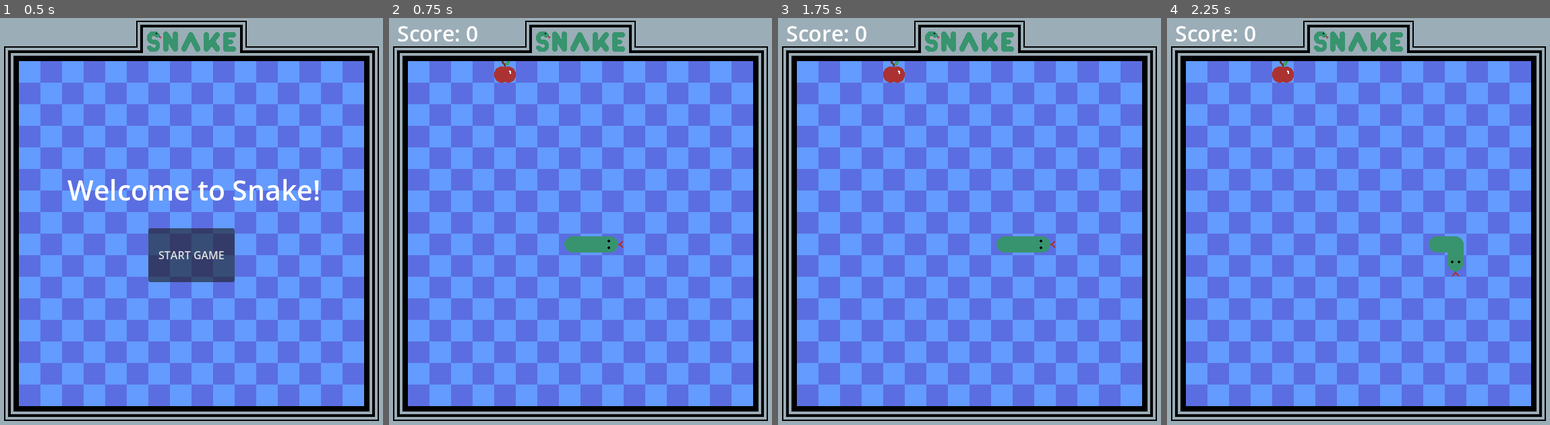
Above: before the commit, frames 1-4 (left to right).
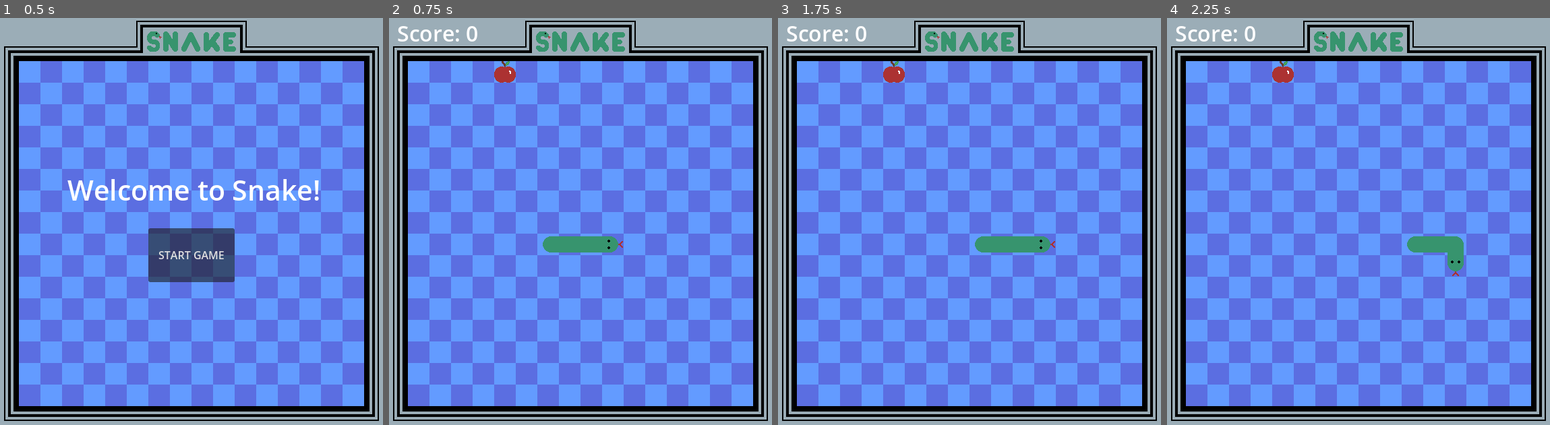
Above: after the commit, the same moments.

Repository: conor-wilson/snake
Game: Godot game, scene res://scenes/main.tscn
Same seed, same stepped clock (60 frames per second), same inputs: the game is played once before the commit and once after it.
Inputs:
- Up to frame 1 (0.5 s): no input
- Up to frame 2 (0.75 s): click "START GAME" at 0.5 s
- Up to frame 3 (1.75 s): tap Enter at 1.25 s; hold Right (move_right) from 1.28 s (still down)
- Up to frame 4 (2.25 s): release Right (move_right) at 2.03 s; hold Down (move_down) from 2.03 s (still down)

Frame 1 is identical in both runs. In frame 2, 0.2% of the frame differs, in the area x 40-48%, y 53-58%; in frame 3, 0.2%; in frame 4, 0.2%.

Commit message:
Extended starting snake from size 3 to size 4

Diff:
--- a/scenes/snake.gd
+++ b/scenes/snake.gd
@@ -29,7 +29,8 @@
 	snakeTiles = [
 		SnakeTile.new("head", Vector2i(11,10), Vector2.RIGHT, Vector2.LEFT),
 		SnakeTile.new("body", Vector2i(10,10), Vector2.RIGHT, Vector2.LEFT),
-		SnakeTile.new("tail", Vector2i(9,10),  Vector2.RIGHT, Vector2.LEFT),
+		SnakeTile.new("body", Vector2i(9,10),  Vector2.RIGHT, Vector2.LEFT),
+		SnakeTile.new("tail", Vector2i(8,10),  Vector2.RIGHT, Vector2.LEFT),
 	]
 	renderNewSnake()
 	set_apple_cell()
@@ -44,7 +45,8 @@
 
 # TODO: descriptor
 func stop_ticker():
-	$Ticker.stop()
+	if !$Ticker.is_stopped():
+		$Ticker.stop()
 
 
 ## ------------- Snake Rendering Functions ------------- ##
